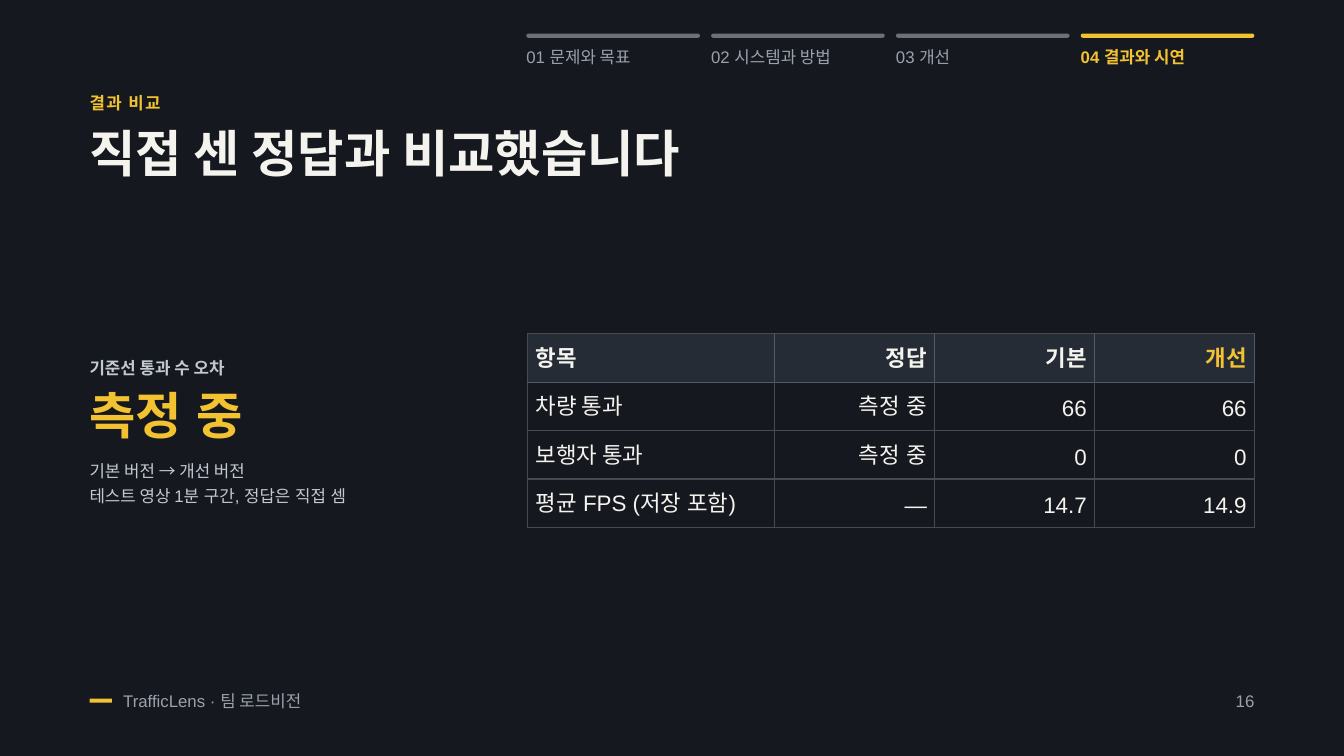
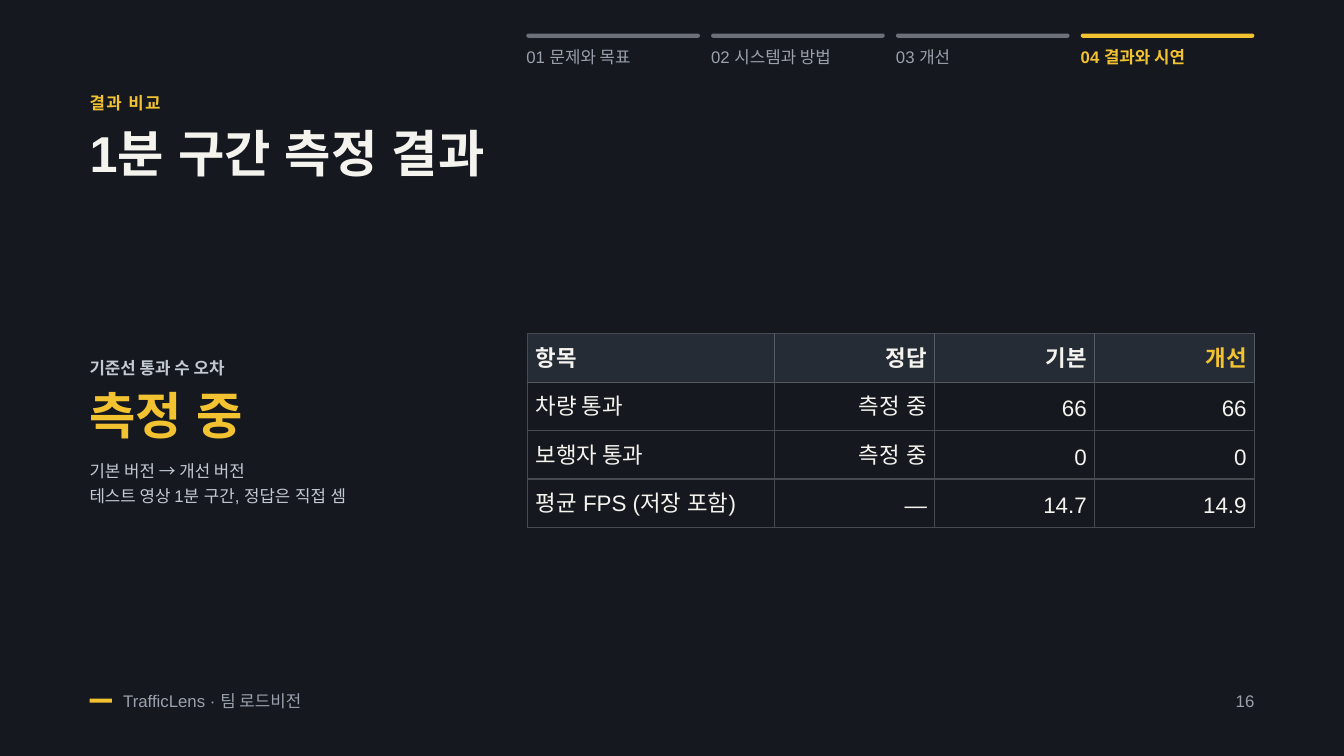
Before and after one commit to changkeunjang1/maxfinup, a slide deck: slide 16 of ledger/static/ledger/projects/trafficlens/files/TrafficLens_slides.pptx. Drawn at 1344x756 pixels with LibreOffice and Linux fonts; fonts in the diff are those of the drawing. Boxes give left, top, right and bottom in pixels: in the first picture for what was removed or moved away, otherwise in the second. Text is boxed around its words. In the diff, an @@ line names an element or a change of style, - is before the commit and + after.

```diff
--- a/ledger/static/ledger/projects/trafficlens/files/TrafficLens_slides.pptx
+++ b/ledger/static/ledger/projects/trafficlens/files/TrafficLens_slides.pptx
@@ title at (90,129,485,177): text changed @@
-직접 센 정답과 비교했습니다
+1분 구간 측정 결과
```
Also in this commit, not shown: 3 other files.
